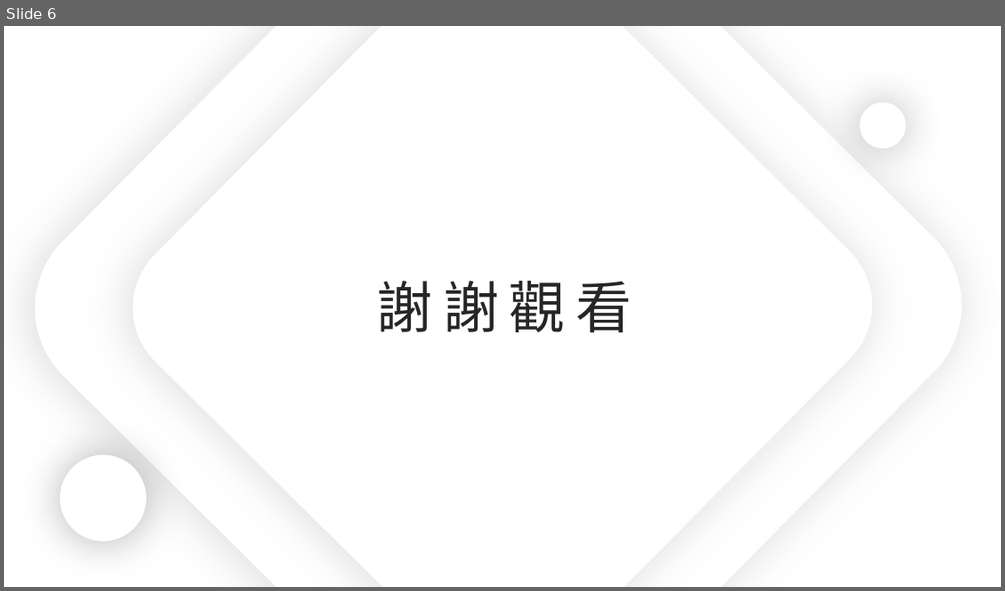
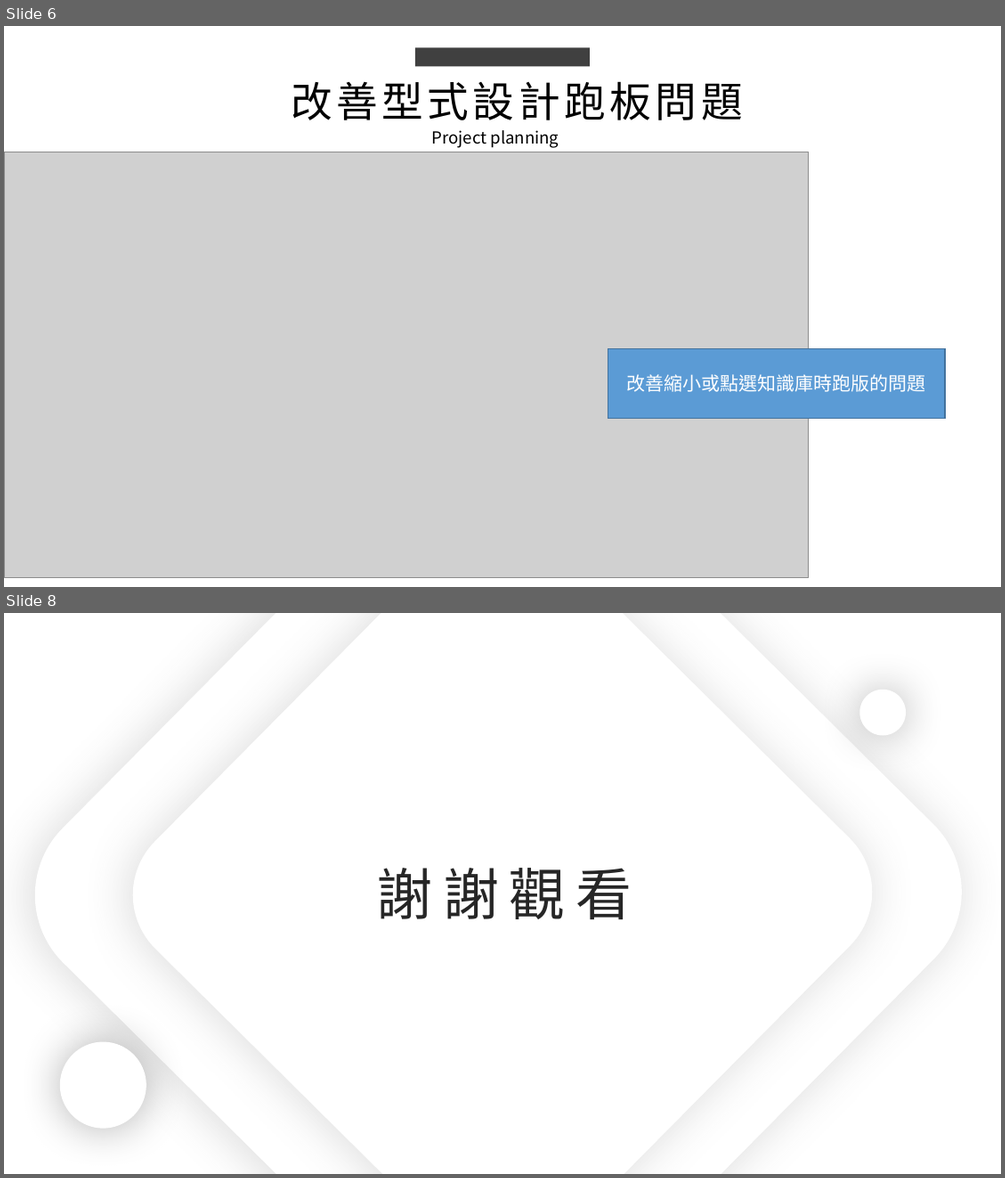
Before and after one commit to king637324/KnowledgeGreenhouseSystem, a slide deck: 工作日報_葉柏漢/2021.10/2021.10.18(加班)_2021.10.19工作日報_葉柏漢.pptx. Shown one above the other, each under a label of ours: slide 6 before the commit, slides 6 and 8 after it; the slides between them are not shown. The pictures are 1005x591 and 1005x1178 pixels, drawn with LibreOffice and Linux fonts; fonts in the diff are those of the drawing; grey boxes stand for pictures. Boxes give left, top, right and bottom in pixels: in the first picture for what was removed or moved away, otherwise in the second. Text is boxed around its words. In the diff, an @@ line names an element or a change of style, - is before the commit and + after.

```diff
--- a/工作日報_葉柏漢/2021.10/2021.10.18(加班)_2021.10.19工作日報_葉柏漢.pptx
+++ b/工作日報_葉柏漢/2021.10/2021.10.18(加班)_2021.10.19工作日報_葉柏漢.pptx
@@ slide 6 added at (4,26,1001,587), background #FFFFFF @@
@@ rectangle added at (415,47,590,66), fill #404040 @@
@@ text added at (291,81,743,120), 40 pt, text #000000 @@
+改善型式設計跑板問題
@@ text added at (432,130,558,148), 16 pt, text #000000 @@
+Project planning
@@ picture added at (4,151,809,578) @@
@@ rectangle added at (608,348,946,418), fill #5B9BD5, outline #43739E 1 pt, 18 pt, text #FFFFFF @@
+改善縮小或點選知識庫時跑版的問題
@@ what was slide 6 is now slide 8 @@
```
Also in this commit, not shown: 1 slide changed, 1 other slide added, 4 other files.
